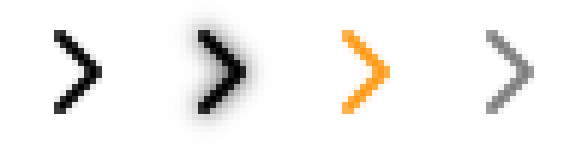
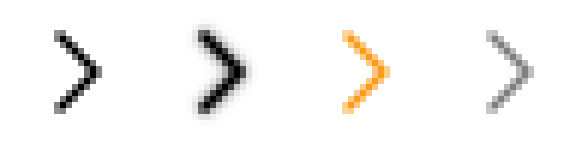
Layers edited between the first and the second 576 x 144 image:
painted on "#0" over (x1=54, y1=30, x2=102, y2=114)
painted on "#1" over (x1=174, y1=6, x2=270, y2=138)
painted on "#2" over (x1=342, y1=30, x2=390, y2=114)
painted on "#3" over (x1=486, y1=30, x2=534, y2=114)
